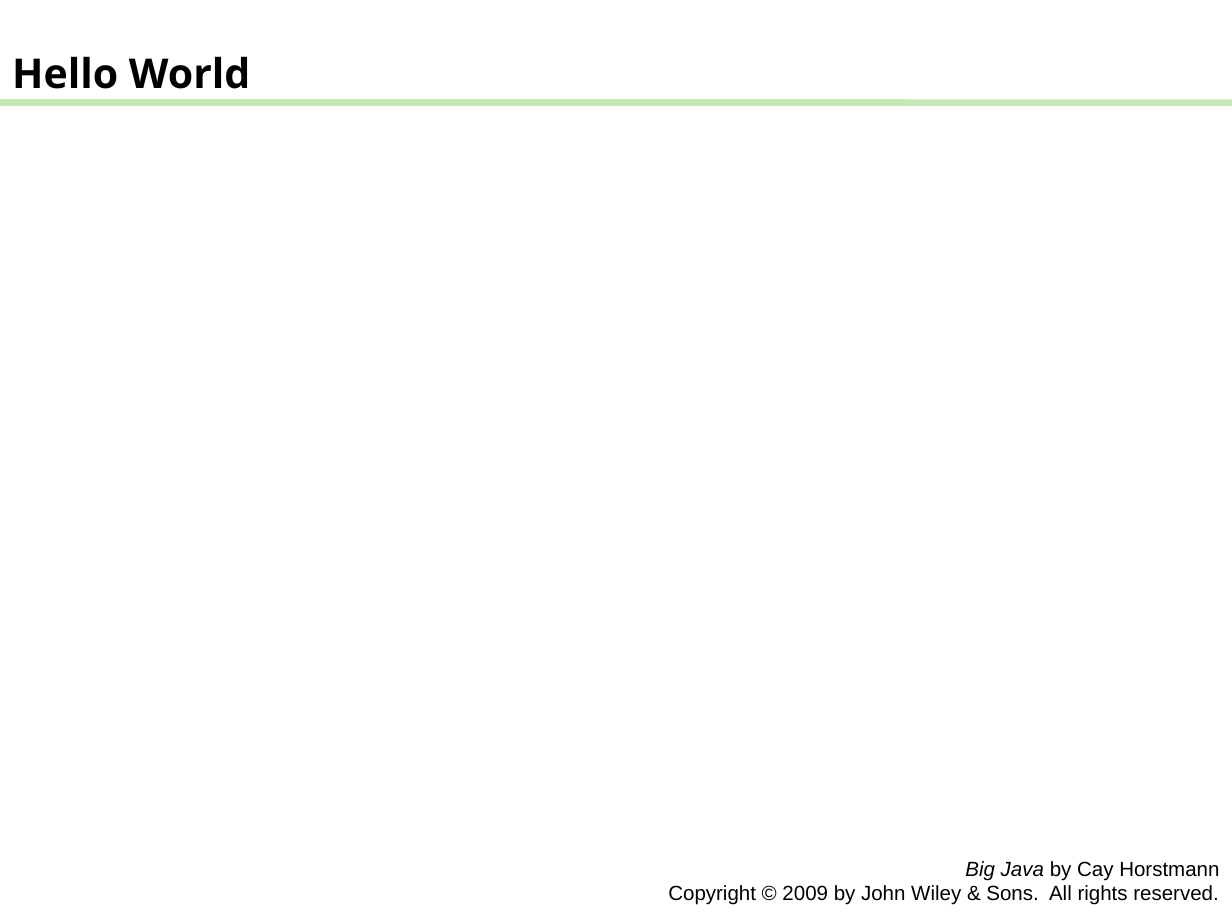
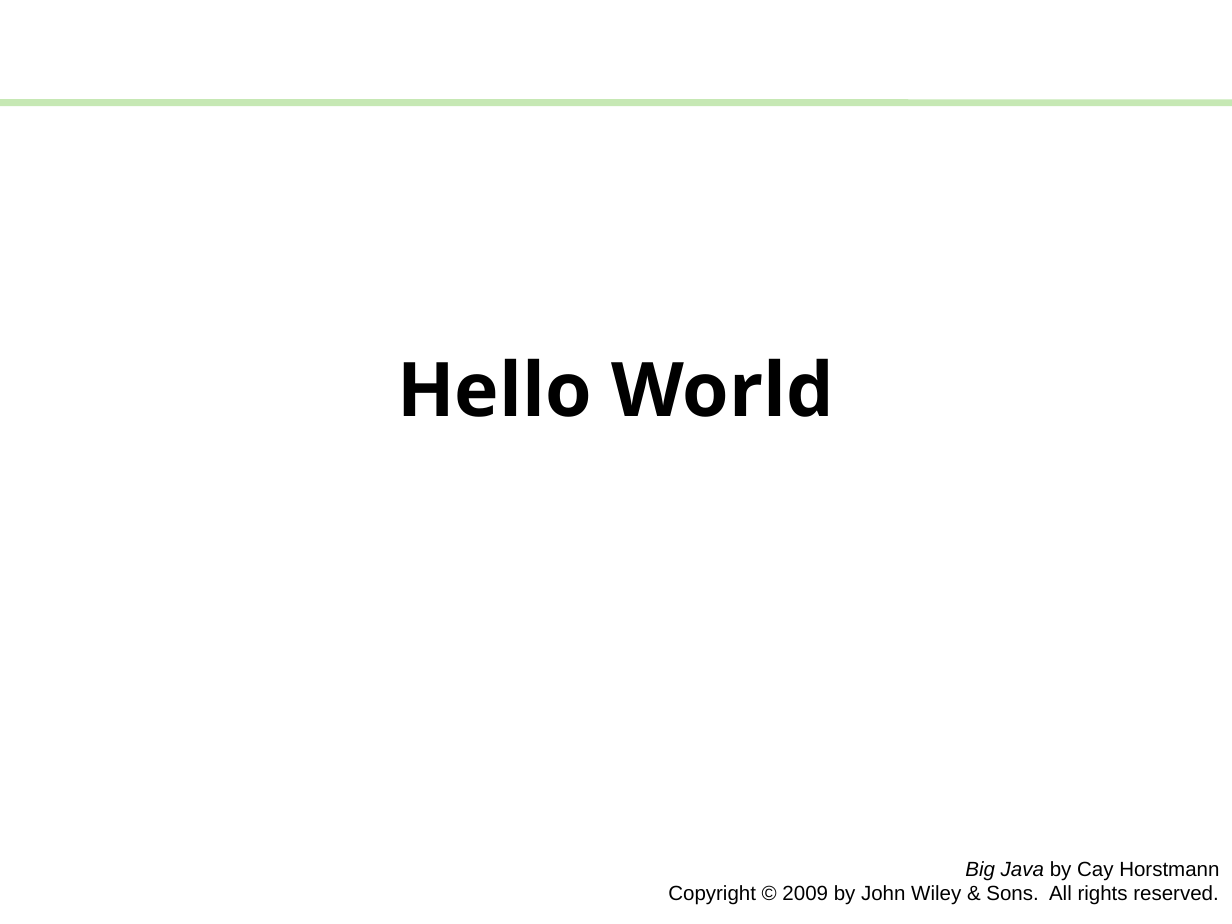
Before and after one commit to Apo45ty/ICOM4015LABS, a slide deck: slide 7 of Laboratory_01/presentation.pptx. Drawn at 1232x924 pixels with LibreOffice and Linux fonts; fonts in the diff are those of the drawing. Boxes give left, top, right and bottom in pixels: in the first picture for what was removed or moved away, otherwise in the second. Text is boxed around its words. In the diff, an @@ line names an element or a change of style, - is before the commit and + after.

```diff
--- a/Laboratory_01/presentation.pptx
+++ b/Laboratory_01/presentation.pptx
@@ title "Hello World": place and size @@
-title "Hello World" at (12,56,251,89)
+title "Hello World" at (397,358,835,417)
@@ title "Hello World" at (397,358,835,417): size 24 to 44 pt; alignment left to centre; vertical alignment top to middle @@
```
Also in this commit, not shown: 6 other slides changed, 1 slide added, 1 slide removed.
